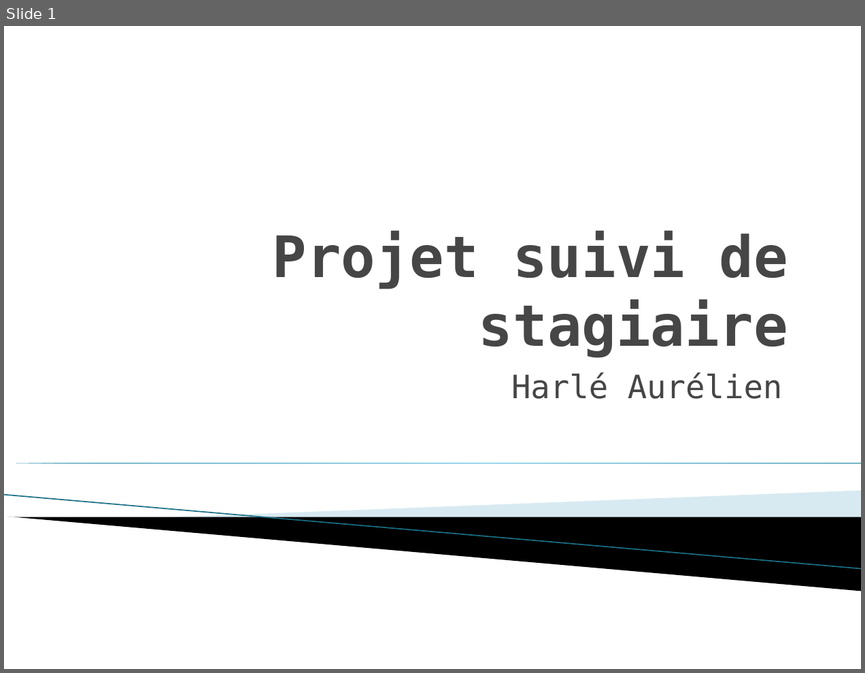
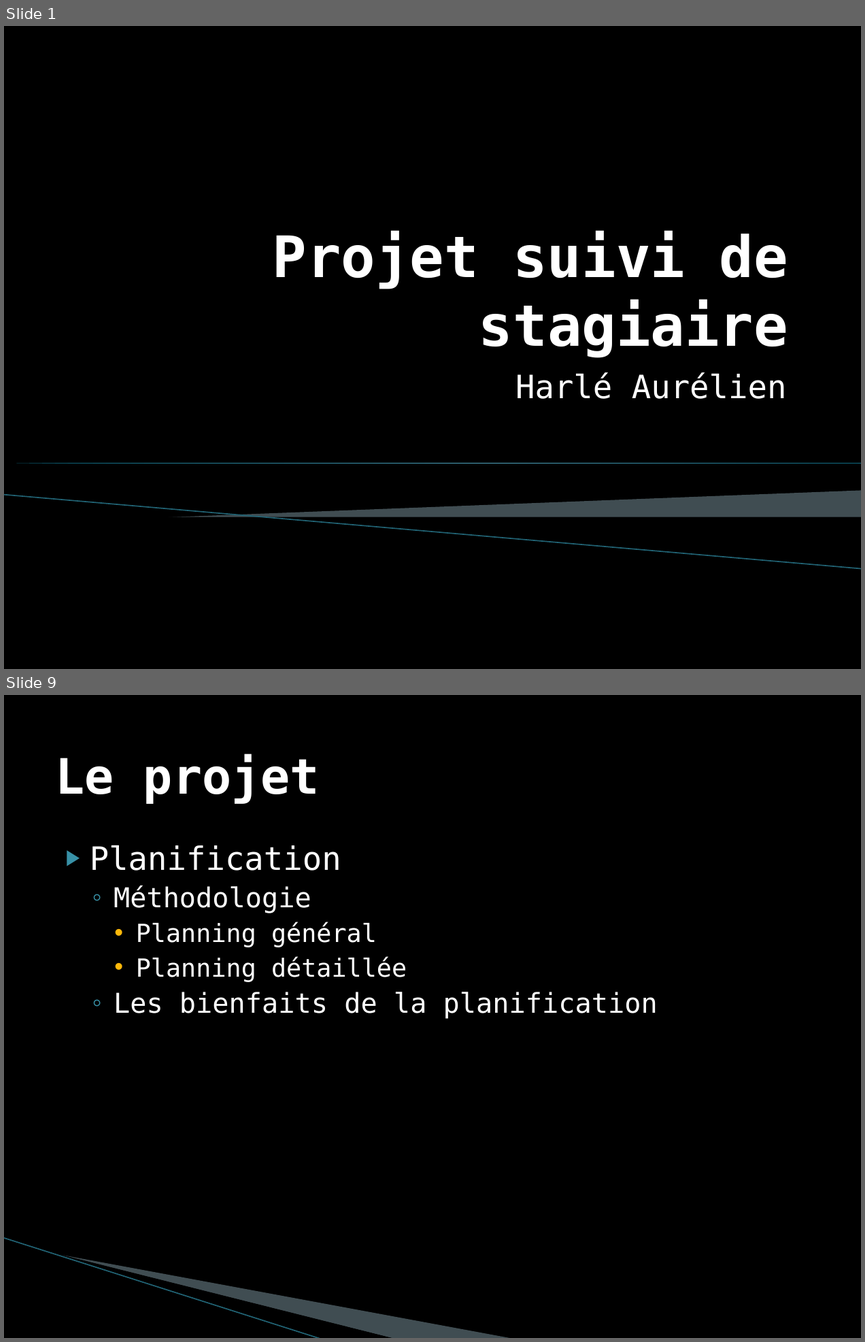
Before and after one commit to AurelienHarle/SuiviStagiaire, a slide deck: doc/Rapport de stage/Presentation suivi de stagiaire.pptx. Shown one above the other, each under a label of ours: slide 1 before the commit, slides 1 and 9 after it; the slides between them are not shown. The pictures are 865x673 and 865x1342 pixels, drawn with LibreOffice and Linux fonts; fonts in the diff are those of the drawing; background and template pictures are left out. Boxes give left, top, right and bottom in pixels: in the first picture for what was removed or moved away, otherwise in the second. Text is boxed around its words. In the diff, an @@ line names an element or a change of style, - is before the commit and + after.

```diff
--- a/doc/Rapport de stage/Presentation suivi de stagiaire.pptx
+++ b/doc/Rapport de stage/Presentation suivi de stagiaire.pptx
@@ slide 9 added at bbox=[4, 695, 861, 1338], background picture (left out) @@
@@ title added at bbox=[55, 754, 320, 804], 41 pt, text #FFFFFF, bold @@
+Le projet
@@ text added at bbox=[90, 845, 657, 1019], 23 pt, text #FFFFFF @@
+▶ Planification
+  ◦ Méthodologie
+    • Planning général
+    • Planning détaillée
+  ◦ Les bienfaits de la planification
@@ freeform shape added at bbox=[71, 1164, 427, 1299], fill #A3C2CE at 40% opacity @@
@@ freeform shape added at bbox=[4, 1238, 356, 1317], fill #000000 @@
@@ line added from (4, 1238) to (322, 1338), #9ABCC9 0.95 pt @@
@@ slide 1 changed as well @@
@@ background #FFFFFF to picture (left out) @@
@@ title "Projet suivi de stagiaire" at bbox=[273, 231, 788, 358]: text colour #464646 to #FFFFFF @@
@@ text "Harlé Aurélien" at bbox=[515, 372, 787, 399]: text colour #464646 to #FFFFFF @@
@@ right triangle at bbox=[4, 463, 861, 463]: fill gradient #007896 to #4CBBDF to gradient #0B6B82 to #56AAC5 @@
@@ line (4, 495) - (861, 569): stroke #97C5D8 0.95 pt to #9ABCC9 0.95 pt @@
@@ freeform shape at bbox=[162, 490, 861, 536]: fill #A0CBDC at 40% opacity to #A3C2CE at 40% opacity @@
```
Also in this commit, not shown: 4 other slides changed, 11 other slides added, 3 slides removed, 21 other files.
